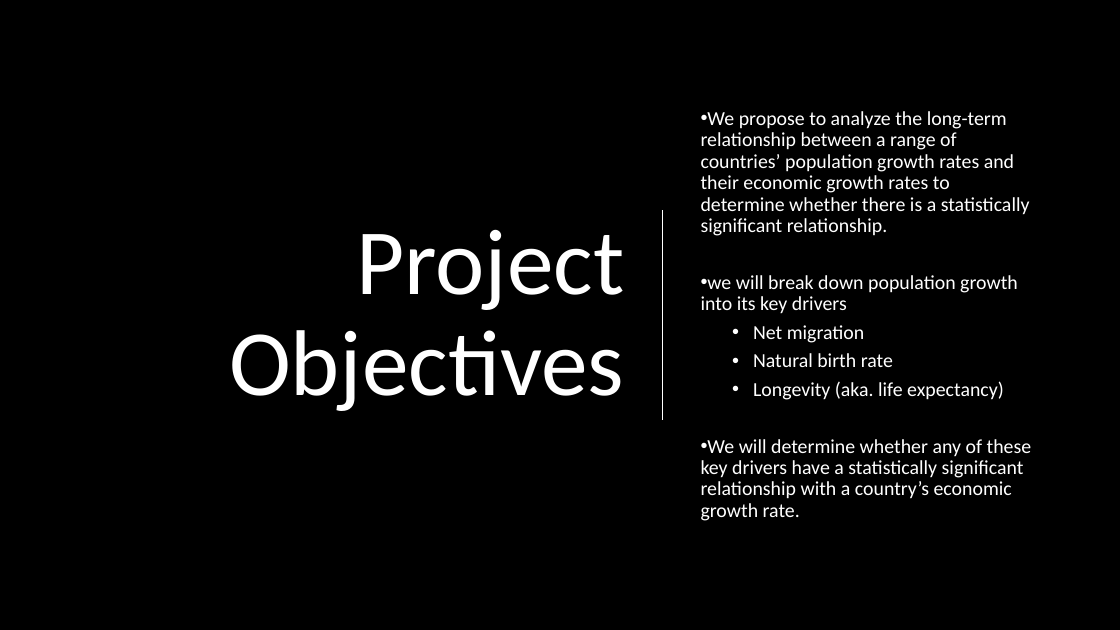
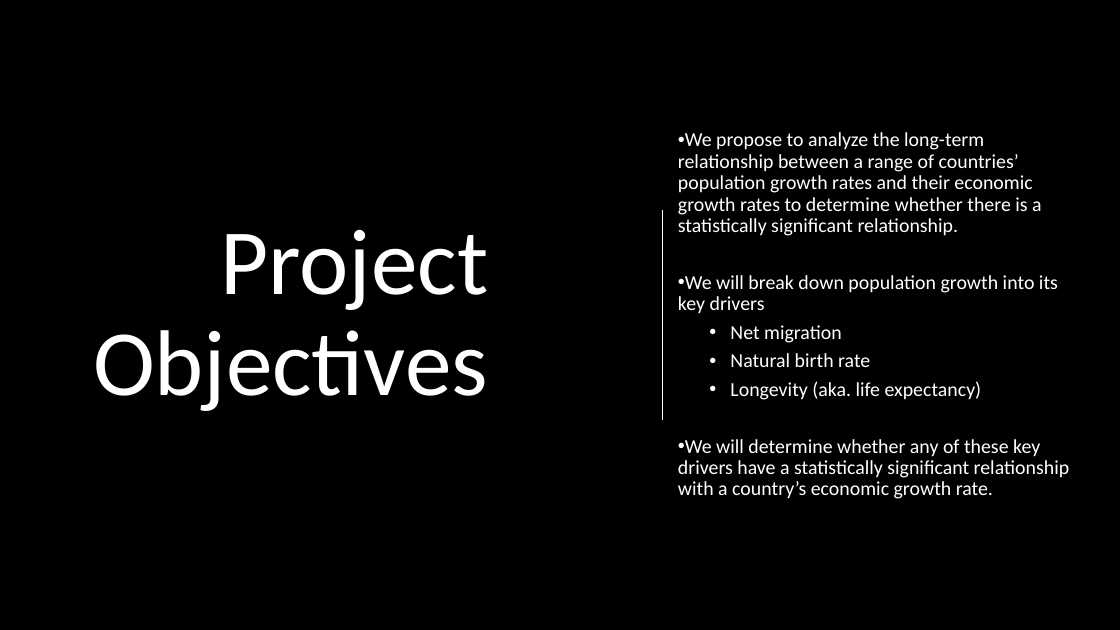
Before and after one commit to oli124/Project3_OliverK_UfuomaA, a slide deck: slide 3 of Project 3 Oliver King and Ufuoma Atakere-ufilolo.pptx. Drawn at 1120x630 pixels with LibreOffice and Linux fonts; fonts in the diff are those of the drawing; background and template pictures are left out. Boxes give left, top, right and bottom in pixels: in the first picture for what was removed or moved away, otherwise in the second. Text is boxed around its words. In the diff, an @@ line names an element or a change of style, - is before the commit and + after.

```diff
--- a/Project 3 Oliver King and Ufuoma Atakere-ufilolo.pptx
+++ b/Project 3 Oliver King and Ufuoma Atakere-ufilolo.pptx
@@ title "Project Objectives": place and size @@
-title "Project Objectives" at bbox=[229, 229, 625, 411]
+title "Project Objectives" at bbox=[93, 229, 489, 411]
@@ text "We propose to analyze the ...": place and size @@
-text "We propose to analyze the ..." at bbox=[701, 111, 1032, 521]
+text "We propose to analyze the ..." at bbox=[678, 132, 1070, 499]
@@ text at bbox=[678, 275, 1058, 313]: text changed @@
-• we will break down population growth into its key drivers
+• We will break down population growth into its key drivers
```
Also in this commit, not shown: 3 other slides changed, 1 other file.
